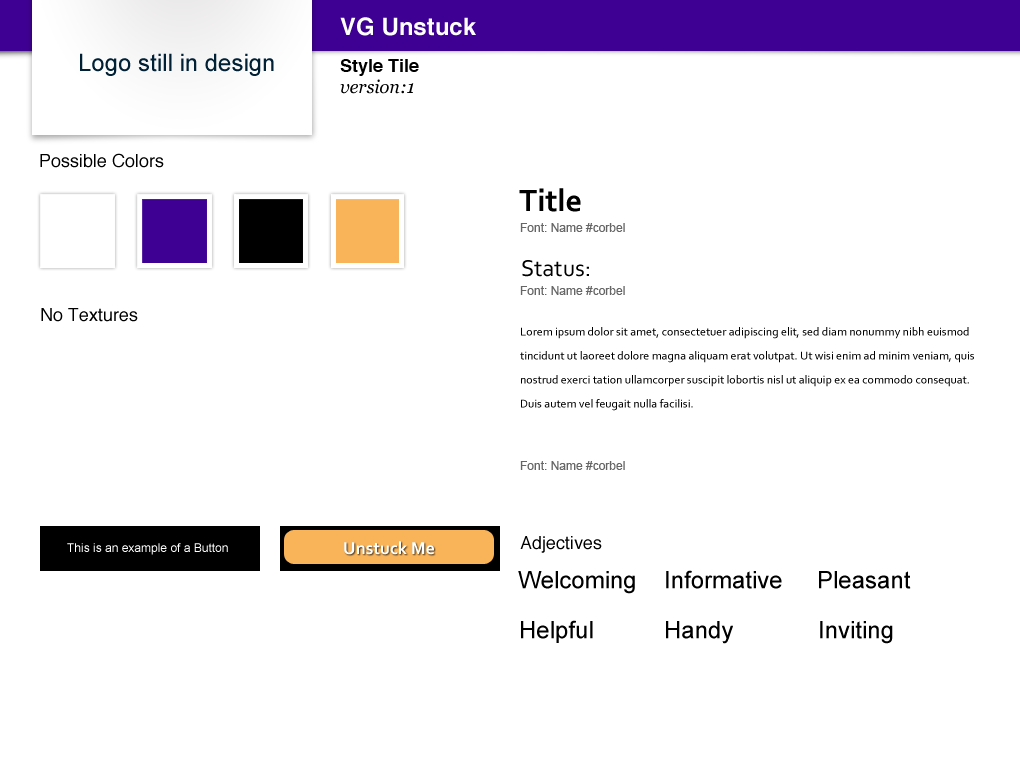
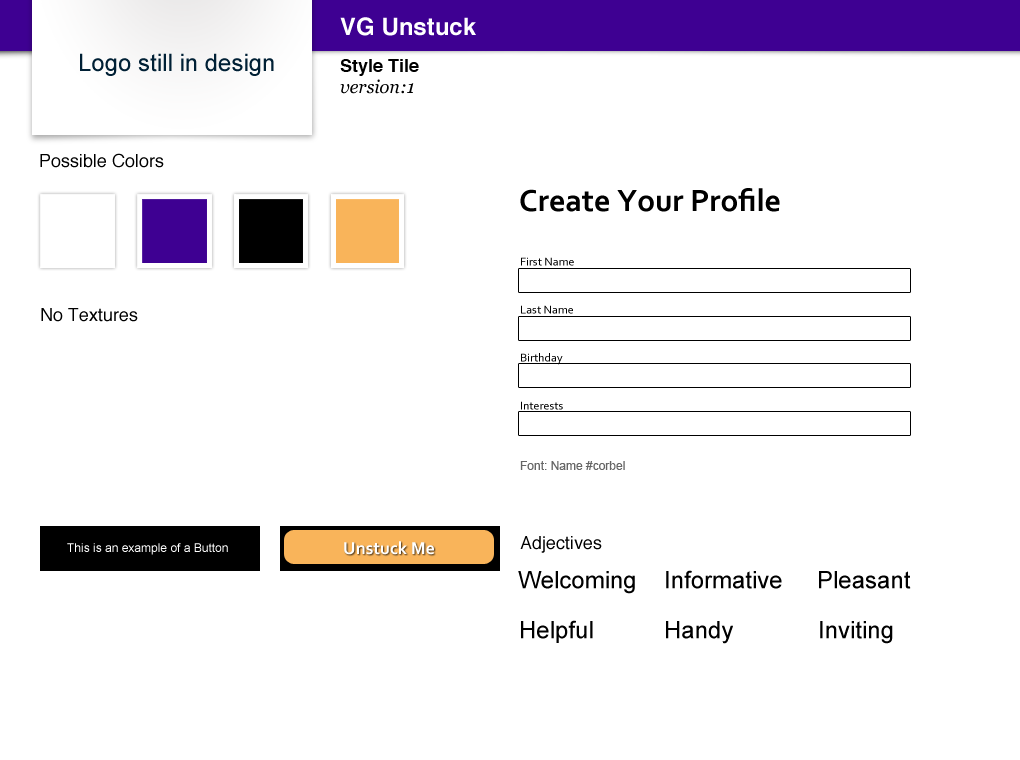
Comparing the layer stacks of the two (1020, 760) images. Changes:
added group "typography profile" with 12 layers above "typography signup" over box(519, 188, 910, 436)
added layer "First Name" in group "typography profile" over box(521, 257, 574, 410)
added layer "Shape 3 copy" (1st of 2, in "typography profile") in group "typography profile" over box(520, 269, 625, 292)
added layer "Shape 3 copy 2" (1st of 2, in "typography profile") in group "typography profile" over box(521, 364, 910, 387)
added layer "Shape 3" (1st of 2, in "typography profile") in group "typography profile" over box(521, 327, 908, 339)
added layer "Create Your Profile" in group "typography profile" over box(520, 188, 780, 212)
hid group "typography details" (8 layers) over box(519, 188, 974, 436)
